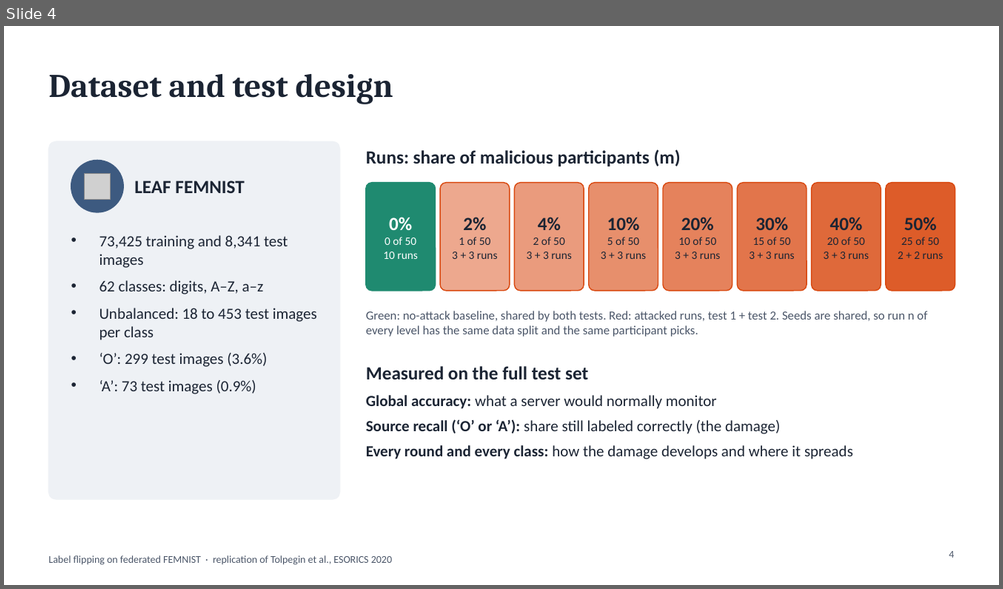
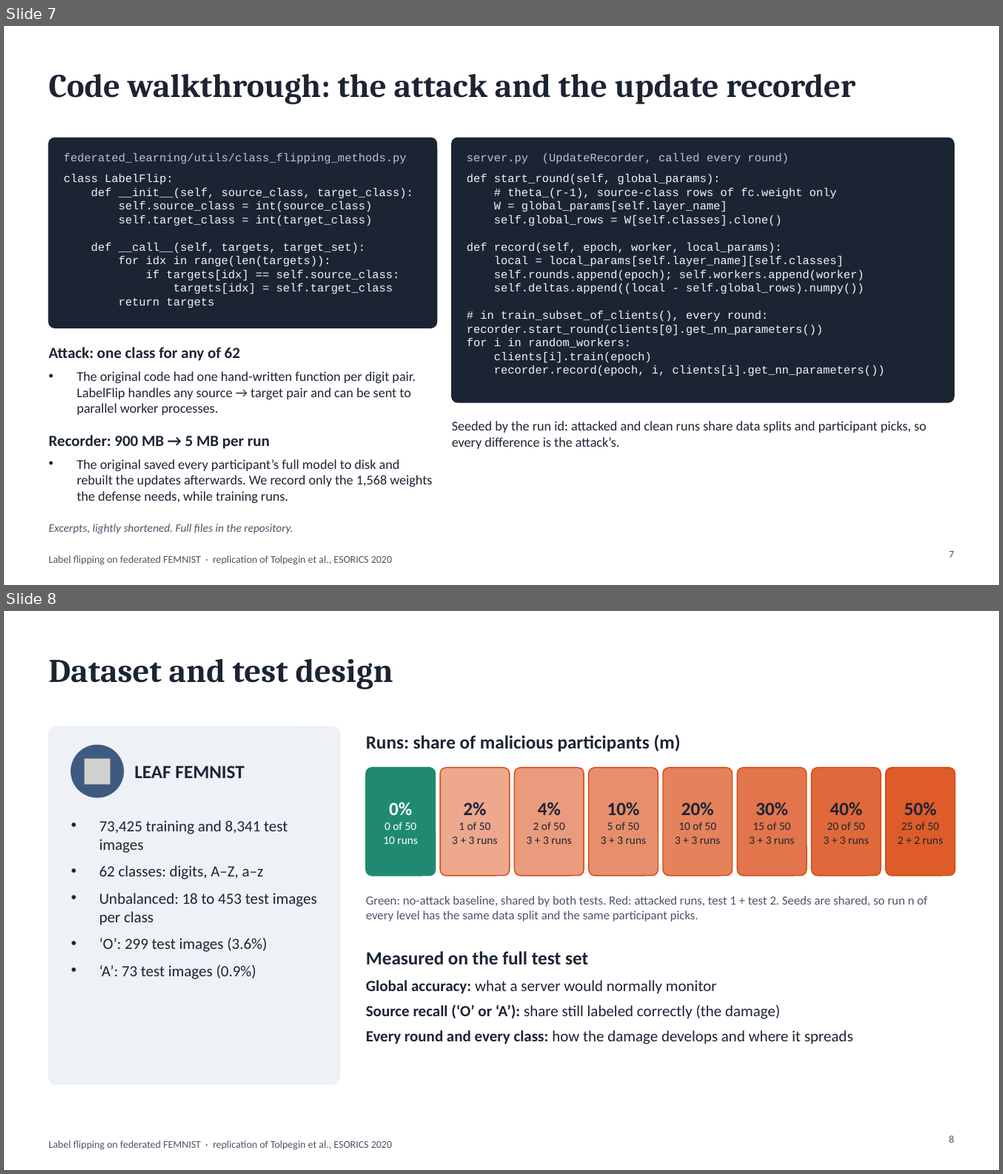
Before and after one commit to wetthamm/FederatedLearning, a slide deck: writeup/FEMNIST_label_flipping.pptx. Shown one above the other, each under a label of ours: slide 4 before the commit, slides 7 and 8 after it. The pictures are 1003x589 and 1003x1174 pixels, drawn with LibreOffice and Linux fonts; fonts in the diff are those of the drawing; grey boxes stand for pictures. Boxes give left, top, right and bottom in pixels: in the first picture for what was removed or moved away, otherwise in the second. Text is boxed around its words. In the diff, an @@ line names an element or a change of style, - is before the commit and + after.

```diff
--- a/writeup/FEMNIST_label_flipping.pptx
+++ b/writeup/FEMNIST_label_flipping.pptx
@@ slide 7 added at bbox=[4, 26, 999, 585], background #FFFFFF; not listed: 1 template element that a slide beside it also shows @@
@@ title added at bbox=[48, 74, 856, 104], 32 pt, text #1B2433, bold @@
+Code walkthrough: the attack and the update recorder
@@ rounded rectangle added at bbox=[48, 138, 437, 328], fill #1B2433, outline #1B2433 1 pt @@
@@ text added at bbox=[64, 153, 407, 164], 11 pt, text #B8C4D6 @@
+federated_learning/utils/class_flipping_methods.py
@@ rounded rectangle added at bbox=[452, 138, 954, 403], fill #1B2433, outline #1B2433 1 pt @@
@@ text added at bbox=[466, 153, 789, 164], 11 pt, text #B8C4D6 @@
+server.py (UpdateRecorder, called every round)
@@ text added at bbox=[64, 174, 413, 308], 11 pt, text #F3F5F8 @@
+class LabelFlip:
+def __init__(self, source_class, target_class):
+self.source_class = int(source_class)
+self.target_class = int(target_class)
+def __call__(self, targets, target_set):
+for idx in range(len(targets)):
+if targets[idx] == self.source_class:
+targets[idx] = self.target_class
+return targets
@@ text added at bbox=[466, 174, 885, 376], 11 pt, text #F3F5F8 @@
+def start_round(self, global_params):
+# theta_(r-1), source-class rows of fc.weight only
+W = global_params[self.layer_name]
+self.global_rows = W[self.classes].clone()
+def record(self, epoch, worker, local_params):
+local = local_params[self.layer_name][self.classes]
+self.rounds.append(epoch); self.workers.append(worker)
+self.deltas.append((local - self.global_rows).numpy())
+# in train_subset_of_clients(), every round:
+recorder.start_round(clients[0].get_nn_parameters())
+for i in random_workers:
+clients[i].train(epoch)
+recorder.record(epoch, i, clients[i].get_nn_parameters())
@@ text added at bbox=[48, 347, 432, 503], 13 pt, text #1B2433 @@
+Attack: one class for any of 62
+• The original code had one hand-written function per digit pair. LabelFlip handles any source → target pair and can be sent to parallel worker processes.
+Recorder: 900 MB → 5 MB per run
+• The original saved every participant’s full model to disk and rebuilt the updates afterwards. We record only the 1,568 weights the defense needs, while training runs.
@@ text added at bbox=[452, 421, 926, 449], 13 pt, text #1B2433 @@
+Seeded by the run id: attacked and clean runs share data splits and participant picks, so every difference is the attack’s.
@@ text added at bbox=[48, 524, 293, 534], 11 pt, text #4A5568, italic @@
+Excerpts, lightly shortened. Full files in the repository.
@@ page number added at bbox=[948, 551, 953, 558], 10 pt, text #4A5568 @@
+7
@@ what was slide 4 is now slide 8 @@
@@ page number at bbox=[948, 1136, 953, 1143]: text changed @@
-4
+8
```
Also in this commit, not shown: 10 other slides added, 27 other files.
